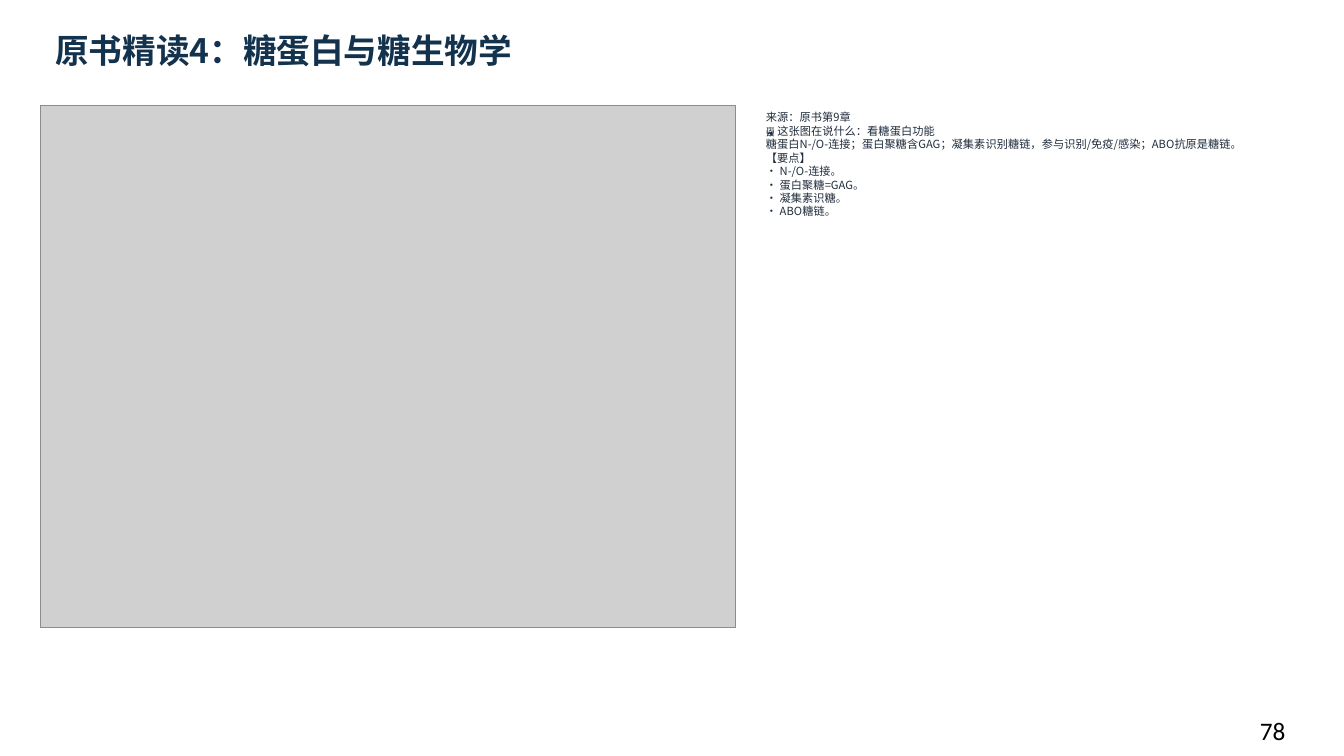
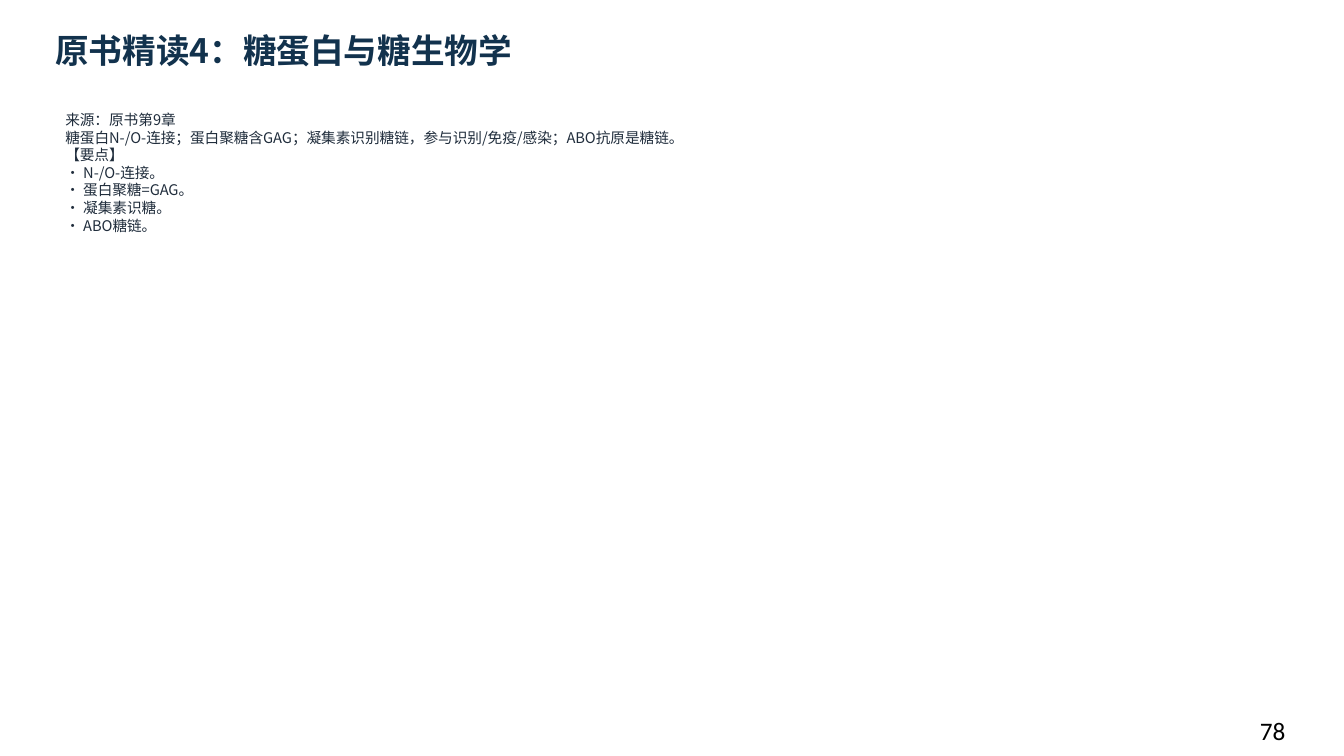
Before and after one commit to newkan-li/Biochemistry, a slide deck: slide 78 of downloads/bc09-ai-style.pptx. Drawn at 1344x756 pixels with LibreOffice and Linux fonts; fonts in the diff are those of the drawing; grey boxes stand for pictures. Boxes give left, top, right and bottom in pixels: in the first picture for what was removed or moved away, otherwise in the second. Text is boxed around its words. In the diff, an @@ line names an element or a change of style, - is before the commit and + after.

```diff
--- a/downloads/bc09-ai-style.pptx
+++ b/downloads/bc09-ai-style.pptx
@@ picture removed at (40,106,736,627) @@
@@ text at (65,112,683,232): text changed; size 8 to 10.5 pt @@
-来源：原书第9章
-🖼 这张图在说什么：看糖蛋白功能
-糖蛋白N-/O-连接；蛋白聚糖含GAG；凝集素识别糖链，参与识别/免疫/感染；ABO抗原是糖链。
-【要点】
-• N-/O-连接。
-• 蛋白聚糖=GAG。
-• 凝集素识糖。
-• ABO糖链。
+来源：原书第9章
+糖蛋白N-/O-连接；蛋白聚糖含GAG；凝集素识别糖链，参与识别/免疫/感染；ABO抗原是糖链。
+【要点】
+• N-/O-连接。
+• 蛋白聚糖=GAG。
+• 凝集素识糖。
+• ABO糖链。
```
Also in this commit, not shown: 15 other slides changed, 15 other files.
